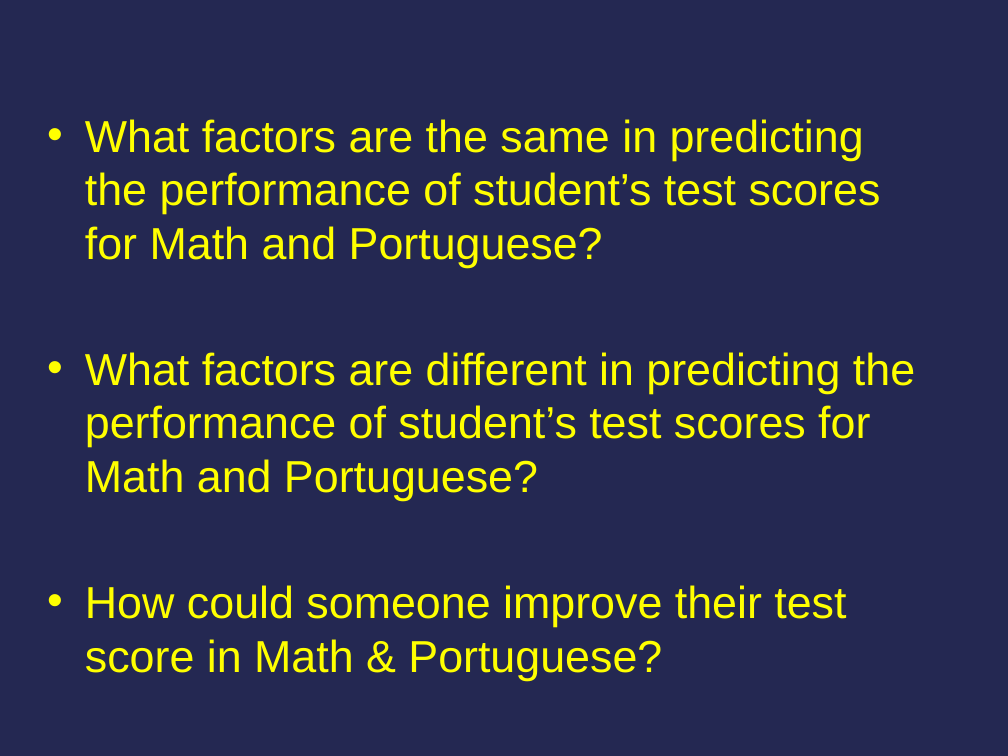
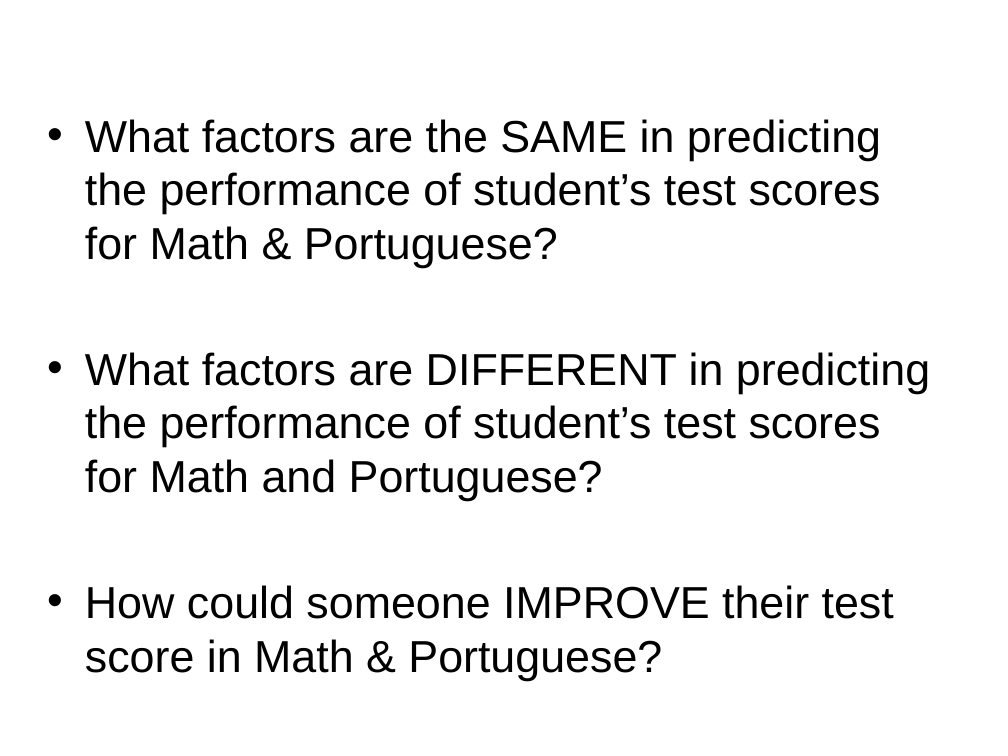
Before and after one commit to cfrandall2/CarolynProject, a slide deck: slide 5 of Carolyn_Randall_DSProject.pptx (slide 4 before the commit). Drawn at 1008x756 pixels with LibreOffice and Linux fonts; fonts in the diff are those of the drawing. Boxes give left, top, right and bottom in pixels: in the first picture for what was removed or moved away, otherwise in the second. Text is boxed around its words. In the diff, an @@ line names an element or a change of style, - is before the commit and + after.

```diff
--- a/Carolyn_Randall_DSProject.pptx
+++ b/Carolyn_Randall_DSProject.pptx
@@ background #242852 to #FFFFFF @@
@@ text at box(85, 119, 930, 680): text changed; text colour #FFFF00 to #000000 @@
-• What factors are the same in predicting the performance of student’s test scores for Math and Portuguese?
-• What factors are different in predicting the performance of student’s test scores for Math and Portuguese?
-• How could someone improve their test score in Math & Portuguese?
+• What factors are the SAME in predicting the performance of student’s test scores for Math & Portuguese?
+• What factors are DIFFERENT in predicting the performance of student’s test scores for Math and Portuguese?
+• How could someone IMPROVE their test score in Math & Portuguese?
```
Also in this commit, not shown: 44 other slides changed, 5 slides added, 2 slides removed, 1 other file.
